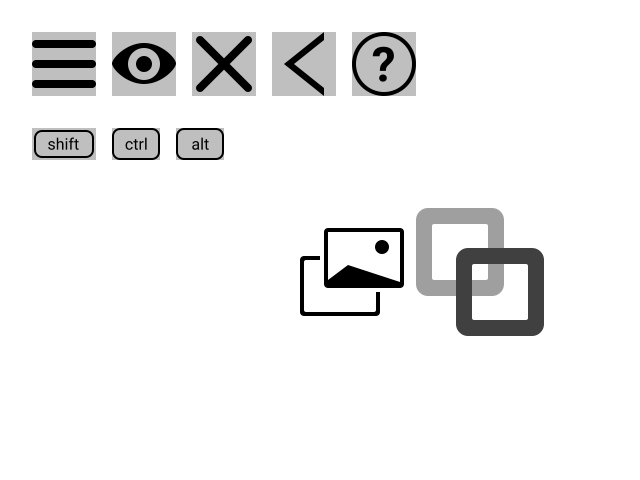
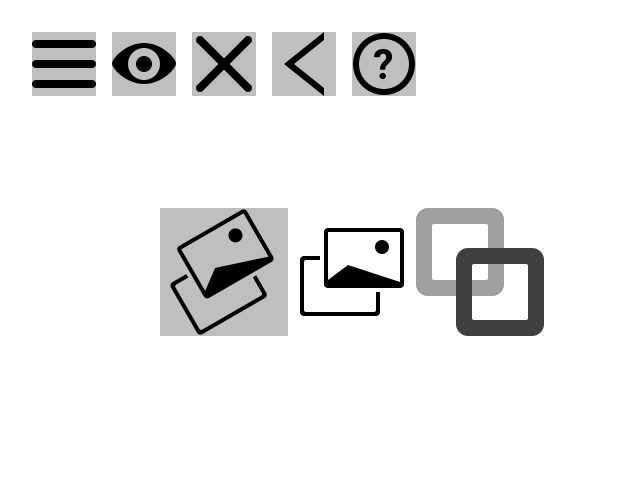
The second 640×480 image is a revision of the first. Changes to its layers:
moved "help" above "tray" over [352, 32, 416, 96]
painted on "?" over [372, 46, 394, 82]
painted on "Ellipse 1" over [352, 32, 416, 96]
removed group "shift" (1st of 2) (3 layers) over [32, 128, 96, 160]
removed layer "shift-bounds" (was 25%) from group "shift" over [32, 128, 96, 160]
removed layer "shift" (2nd of 2, in "shift") from group "shift" over [48, 137, 79, 150]
removed layer "Rounded Rectangle 6" (1st of 3, in "shift") from group "shift" over [34, 130, 94, 158]
removed group "ctrl" (1st of 2) (3 layers) over [112, 128, 160, 160]
removed layer "ctrl-bounds" (was 25%) from group "ctrl" over [112, 128, 160, 160]
removed layer "ctrl" (2nd of 2, in "ctrl") from group "ctrl" over [125, 137, 147, 150]
removed layer "Rounded Rectangle 6" (2nd of 3, in "ctrl") from group "ctrl" over [112, 128, 160, 160]
removed group "alt" (1st of 2) (3 layers) over [176, 128, 224, 160]
removed layer "alt-bounds" (was 25%) from group "alt" over [176, 128, 224, 160]
removed layer "alt" (2nd of 2, in "alt") from group "alt" over [192, 137, 209, 150]
removed layer "Rounded Rectangle 6" (3rd of 3, in "alt") from group "alt" over [176, 128, 224, 160]
added group "picture copy" with 2 layers above "picture" over [160, 208, 288, 336]
added layer "Layer 1" (25%) in group "picture copy" over [160, 208, 288, 336]
added layer "picture" (1st of 4, in "picture copy") in group "picture copy" over [170, 209, 274, 335]
